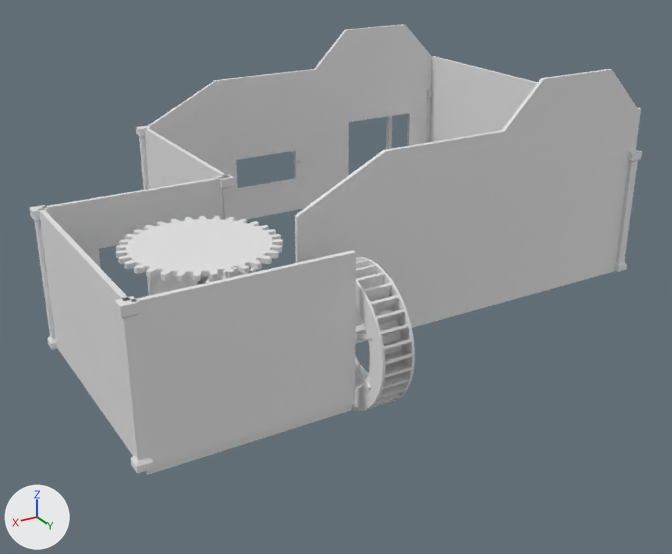
One commit to the Blender file Assets/Art/Headlands/HeadlandTown/Models/bakery.blend: the scene before it, then after it.
The view is the same before and after, from a 50 mm camera at (9.98, 14.72, 8.93) aimed at (-0.11, -2.09, 0.52). Lighting does not change. The marker at lower left points along +X, +Y and +Z.
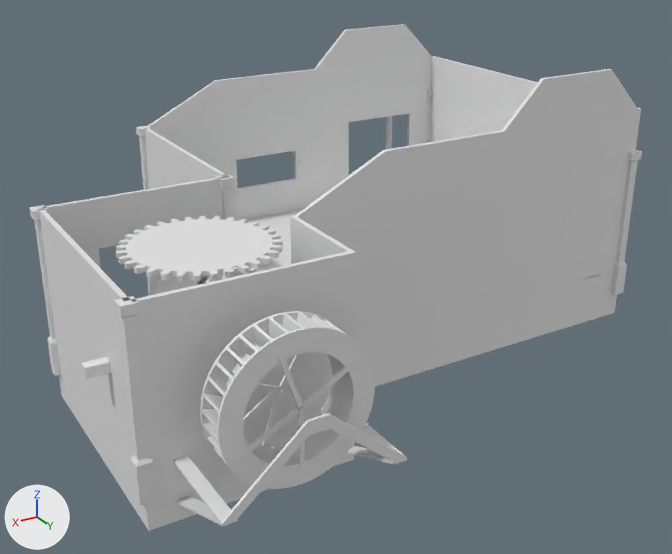
Where the newer file only moved an object's origin or applied its transform, the numbers keep the older frame.

Where the change shows, as pixel boxes (x1, y1, x2, y2) in the pictures (672 x 554 px):
'Cube.001', moved, turned: before (352, 257, 415, 411); after (200, 311, 375, 489)
'Floor', reshaped: before (145, 404, 352, 475); after (57, 209, 617, 531)
'Cube', added: after (173, 413, 407, 526)
'Cube.013', reshaped (7% wider, 18% taller): before (114, 296, 154, 473); after (114, 296, 157, 505)
'Wall.007', added: after (290, 216, 352, 264)
'Cube.019', reshaped (10% wider, 19% taller): before (614, 150, 642, 272); after (611, 150, 642, 295)
'Cube.012', reshaped (14% wider, 19% taller): before (29, 205, 57, 349); after (29, 205, 61, 376)
'Cube.006', reshaped: before (355, 324, 367, 342); after (81, 357, 111, 379)
'Cube.003', moved, turned (not visible before): after (240, 408, 299, 458)
'Cube.005', moved, turned (not visible before): after (302, 359, 358, 408)
'Cube.010', moved, turned: before (355, 358, 371, 390); after (243, 390, 278, 425)
'Cube.004', moved, turned (not visible before): after (277, 350, 303, 408)
'Cube.002', moved, turned: before (368, 350, 370, 372); after (298, 406, 305, 469)
'Cube.009', moved, turned (not visible before): after (262, 393, 281, 446)
'Cube.011', moved, turned: before (355, 334, 373, 339); after (255, 383, 279, 392)
'Cube.007', moved, turned (not visible before): after (279, 354, 302, 389)
'Cube.008', moved, turned (not visible before): after (280, 390, 323, 413)
part 3 of me_cube_011, cut back: before (47, 265, 627, 473); after (47, 265, 627, 505)

The edits, one by one:
me_cube_003 has 8 vertices, 6 faces and spans x -0.47..3.31, y -0.1..0.1, z -0.1..0.1.
me_cube_003 is used by ob_cube_006; parent ob_cube_001; location (0.0, 0.0, 0.0).
Part 1, on me_cube_003:
Vertex 0 of me_cube_003 moves from (-0.47, -0.1, -0.1) to (2.27, 2.64, 0.06) at pixel (323, 429).
Vertex 1 of me_cube_003 moves from (-0.47, -0.1, 0.1) to (2.27, 2.64, 0.27) at pixel (323, 418).
Vertex 2 of me_cube_003 moves from (-0.47, 0.1, -0.1) to (2.48, 2.64, 0.06) at pixel (311, 433).
Vertex 3 of me_cube_003 moves from (-0.47, 0.1, 0.1) to (2.48, 2.64, 0.27) at pixel (311, 422).
Vertex 4 of me_cube_003 moves from (3.31, -0.1, -0.1) to (2.27, -1.55, 0.06).
Vertex 5 of me_cube_003 moves from (3.31, -0.1, 0.1) to (2.27, -1.55, 0.27).
Vertex 6 of me_cube_003 moves from (3.31, 0.1, -0.1) to (2.48, -1.55, 0.06).
Vertex 7 of me_cube_003 moves from (3.31, 0.1, 0.1) to (2.48, -1.55, 0.27).
me_cube_006 is used by ob_floor; location (3.0, 0.0, 0.0).
me_cube_006 had 8 vertices, 6 faces and spanned x -1.0..3.0, y -3.0..2.0, z -0.2..0.0.
me_cube_006 now has 20 vertices, 18 faces and spans x -10.1..3.1, y -8.1..2.1, z -1.23..0.0.
me_cube_006 part 2: the whole mesh is rebuilt.
me_cube_011 is used by ob_cube_012; parent ob_floor; location (3.07, -3.045, 0.0).
me_cube_011 had 24 vertices, 22 faces and spanned x 0.0..0.15, y -0.14..0.0, z 0.0..3.0.
me_cube_011 now has 21 vertices, 15 faces and spans x 0.0..0.15, y -0.14..0.0, z -0.63..3.0.
Part 3, on me_cube_011:
5 vertices are removed from x 0.0..0.15, y -0.14..0.0, z 0.0..0.21.
9 faces are deleted.
1 vertex moves from x 0.15, y -0.14, z 0.0 to x 0.15, y -0.14, z -0.63.
2 vertices are added at (0.0, -0.14, -0.63), (0.15, 0.0, -0.63).
2 new faces join them.
Mesh me_cube_012 is new.
It is a box spanning x -0.1..2.0, y -0.1..0.0, z 0.0..3.0.
Mesh me_cube is new.
It has 24 vertices, 22 faces and spans x 0.0..1.69, y -2.07..0.05, z -0.89..1.31.
Object 'Cube.001' (ob_cube_001) moves from (1.52, 1.38, 1.0) to (3.9, 3.14, 1.16).
Object 'Cube.001' (ob_cube_001) turns from (0, 0, 0) to (0, 0, 270) degrees about x, y and z.
Object 'Wall.007' (ob_wall_007) is new; it shows me_cube_012.
Its parent is ob_floor.
Its location is (-1.0, 0.0, 0.0).
Its rotation in degrees is (0, 0, -270).
Object 'Cube' (ob_cube) is new; it shows me_cube.
Its location is (3.87, 4.0, 0.0).
It gains a MIRROR modifier named 'Mirror'.
Modifier setting: use_clip = True.
